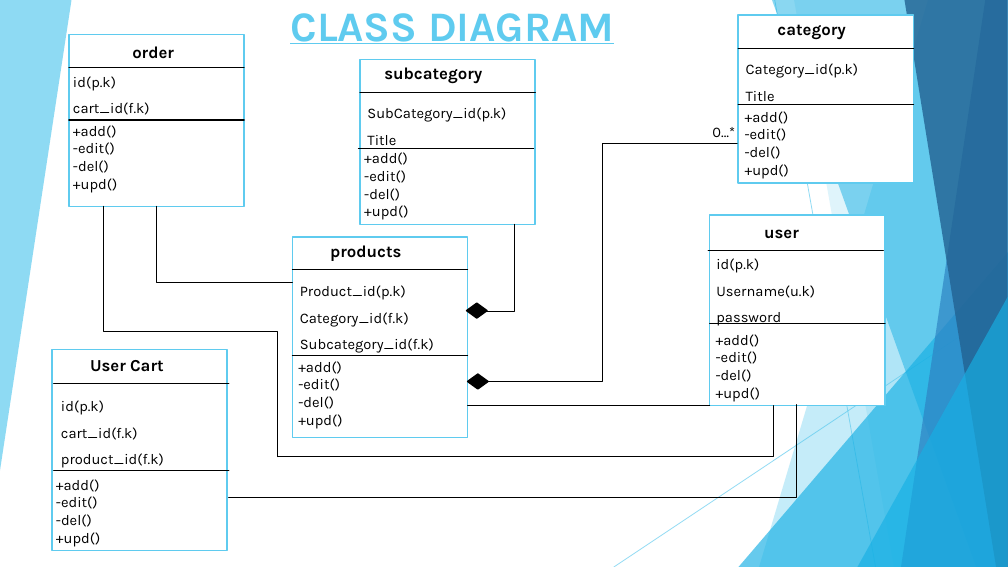
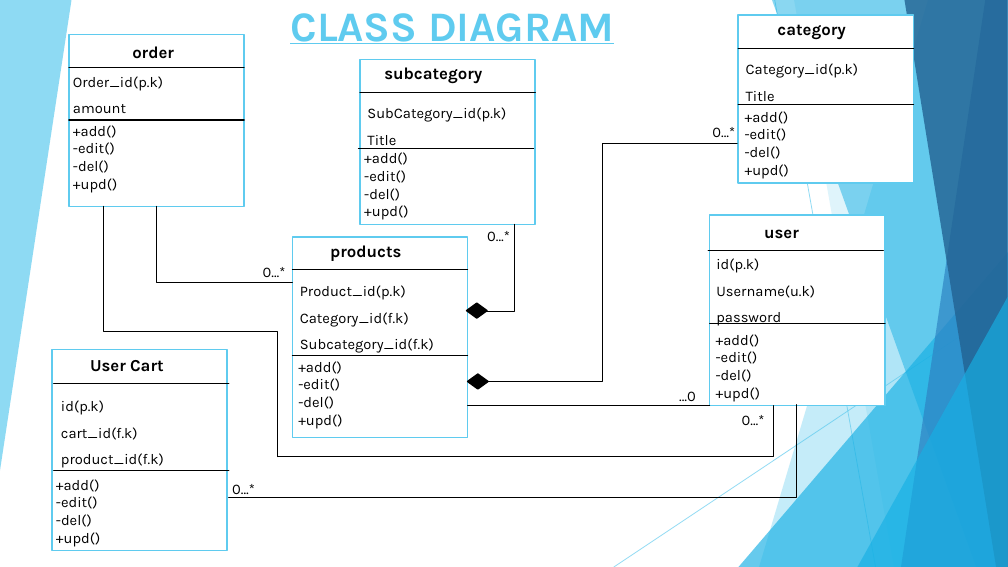
Before and after one commit to vivek-patel007/agwiscart-project, a slide deck: slide 21 of documents/project-agwiscart.pptx. Drawn at 1008x567 pixels with LibreOffice and Linux fonts; fonts in the diff are those of the drawing. Boxes give left, top, right and bottom in pixels: in the first picture for what was removed or moved away, otherwise in the second. Text is boxed around its words. In the diff, an @@ line names an element or a change of style, - is before the commit and + after.

```diff
--- a/documents/project-agwiscart.pptx
+++ b/documents/project-agwiscart.pptx
@@ text at (73,76,163,113): text changed @@
-id(p.k)
-cart_id(f.k)
+Order_id(p.k)
+amount
@@ text added at (487,231,510,241), 14 pt, text #000000 @@
+0…*
@@ text added at (263,267,286,277), 14 pt, text #000000 @@
+0…*
@@ text added at (679,391,696,401), 14 pt, text #000000 @@
+…0
@@ text added at (742,415,765,425), 14 pt, text #000000 @@
+0…*
@@ text added at (232,484,255,498), 14 pt, text #000000 @@
+0…*
```
Also in this commit, not shown: 9 other slides changed, 43 other files.
